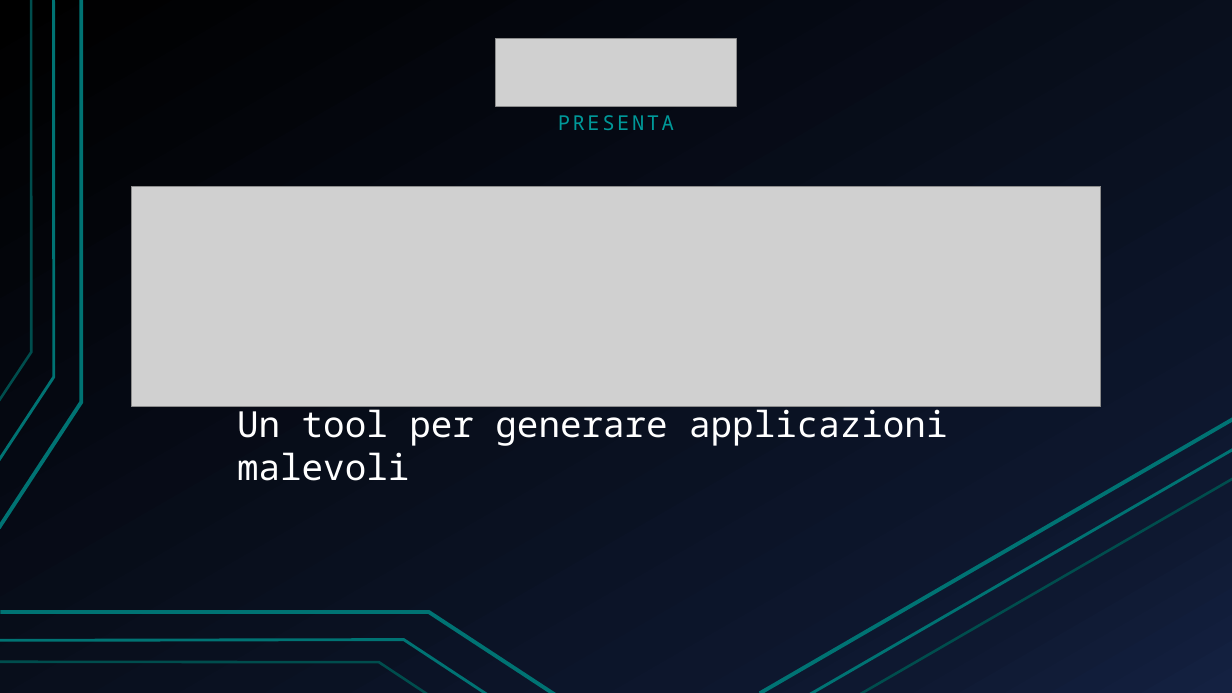
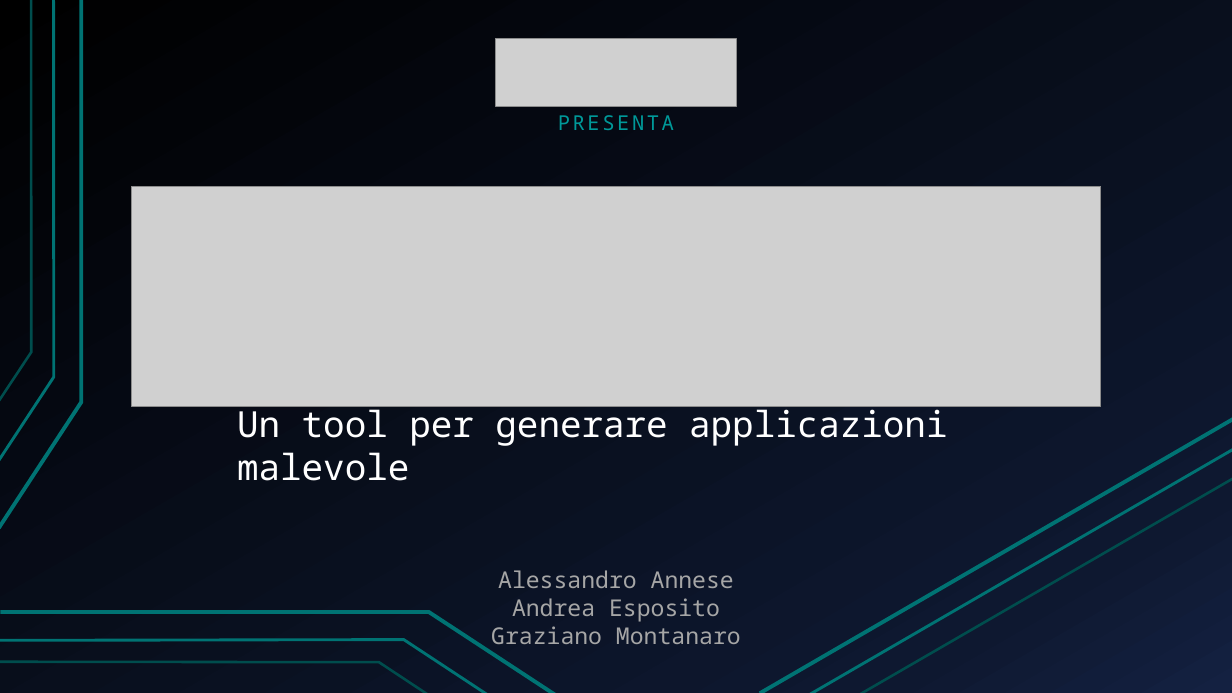
Before and after one commit to espositoandrea/APKBackdoor, a slide deck: slide 1 of Presentazione.pptx. Drawn at 1232x693 pixels with LibreOffice and Linux fonts; fonts in the diff are those of the drawing; grey boxes stand for pictures. Boxes give left, top, right and bottom in pixels: in the first picture for what was removed or moved away, otherwise in the second. Text is boxed around its words. In the diff, an @@ line names an element or a change of style, - is before the commit and + after.

```diff
--- a/Presentazione.pptx
+++ b/Presentazione.pptx
@@ text at <box>237,403,947,481</box>: text changed @@
-Un tool per generare applicazioni malevoli
+Un tool per generare applicazioni malevole
@@ text added at <box>491,570,741,644</box>, 18 pt, text #A6A6A6 @@
+Alessandro Annese
+Andrea Esposito
+Graziano Montanaro
```
Also in this commit, not shown: 3 other slides changed, 12 slides added, 5 slides removed, 1 other file.
